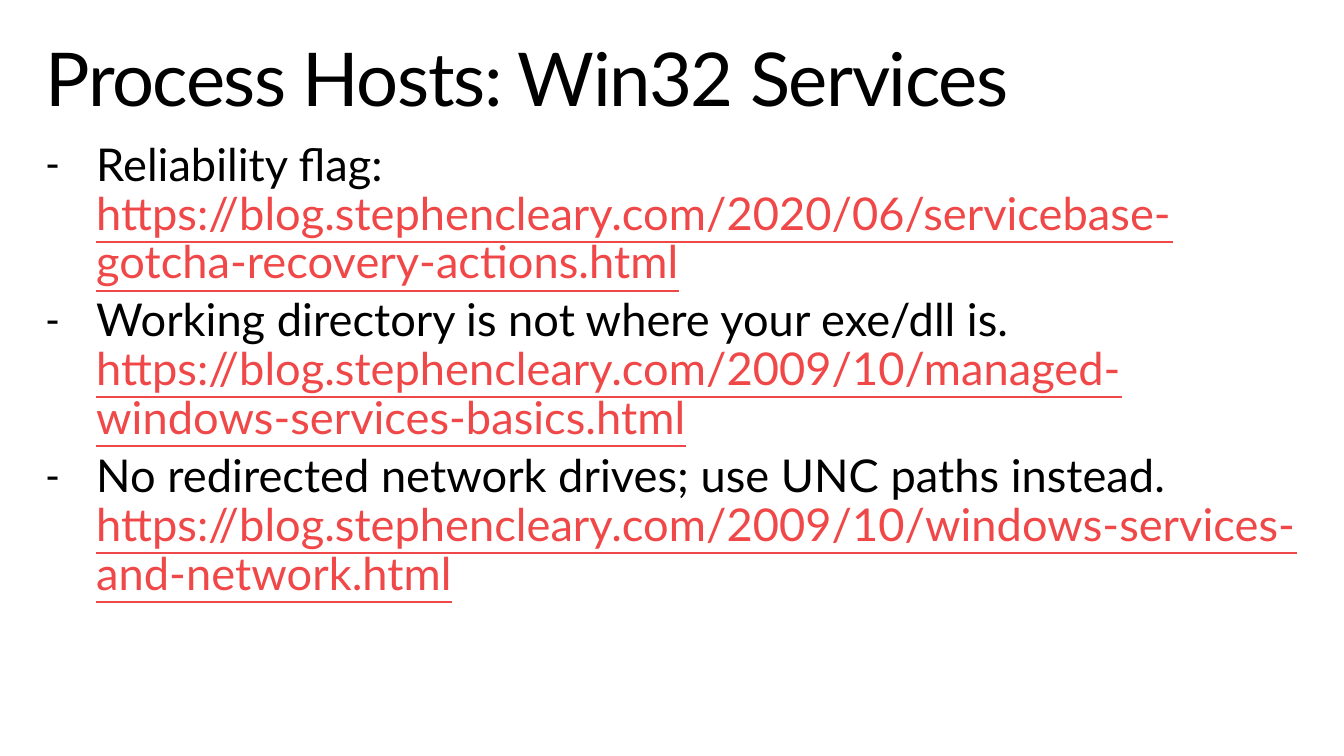
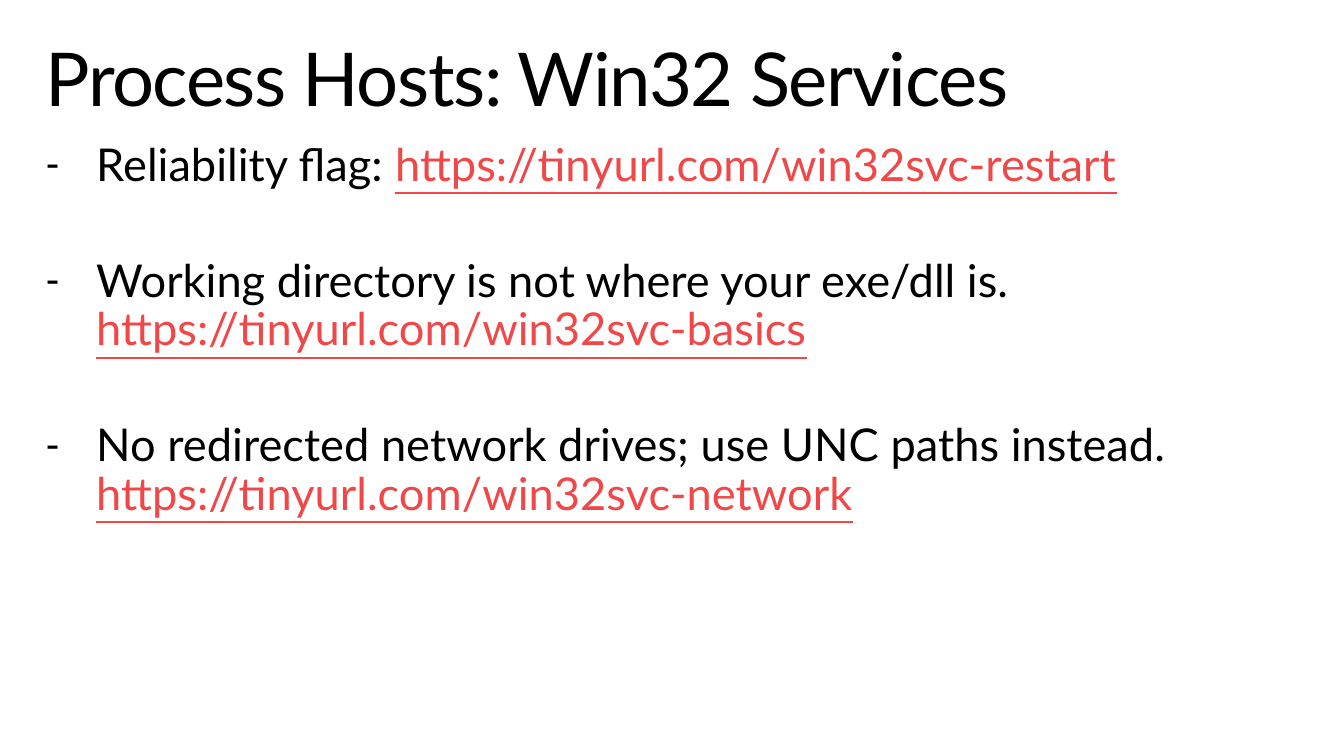
Before and after one commit to StephenCleary/Presentations, a slide deck: slide 10 of BackgroundServices/Background Services.pptx (slide 9 before the commit). Drawn at 1344x756 pixels with LibreOffice and Linux fonts; fonts in the diff are those of the drawing; background and template pictures are left out. Boxes give left, top, right and bottom in pixels: in the first picture for what was removed or moved away, otherwise in the second. Text is boxed around its words. In the diff, an @@ line names an element or a change of style, - is before the commit and + after.

Commit message:
Update presentations.

```diff
--- a/BackgroundServices/Background Services.pptx
+++ b/BackgroundServices/Background Services.pptx
@@ text at [96, 147, 1165, 518]: text changed @@
-– Reliability flag: https://blog.stephencleary.com/2020/06/servicebase-gotcha-recovery-actions.html
-– Working directory is not where your exe/dll is. https://blog.stephencleary.com/2009/10/managed-windows-services-basics.html
-– No redirected network drives; use UNC paths instead. https://blog.stephencleary.com/2009/10/windows-services-and-network.html
+– Reliability flag: https://tinyurl.com/win32svc-restart
+– Working directory is not where your exe/dll is. https://tinyurl.com/win32svc-basics
+– No redirected network drives; use UNC paths instead. https://tinyurl.com/win32svc-network
```
Also in this commit, not shown: 11 other slides changed, 1 slide added, 2 other files.
